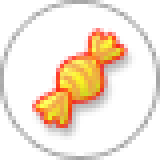
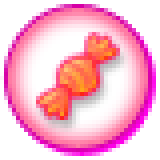
The second 160 x 160 image is a revision of the first. Changes to its layers:
painted on "Слой 0" over (x1=32, y1=28, x2=128, y2=128)
painted on "Фигура 67" over (x1=0, y1=0, x2=156, y2=156)
